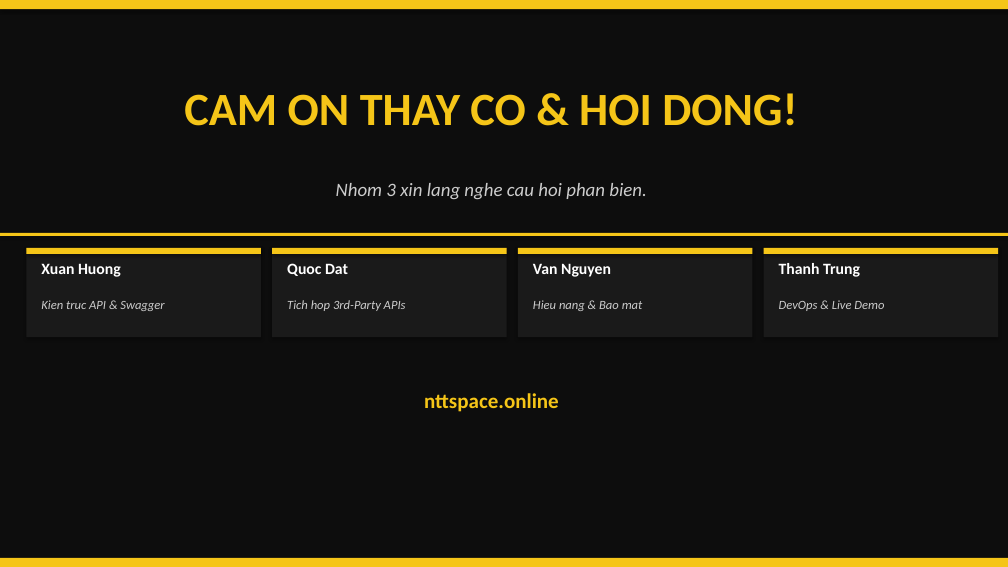
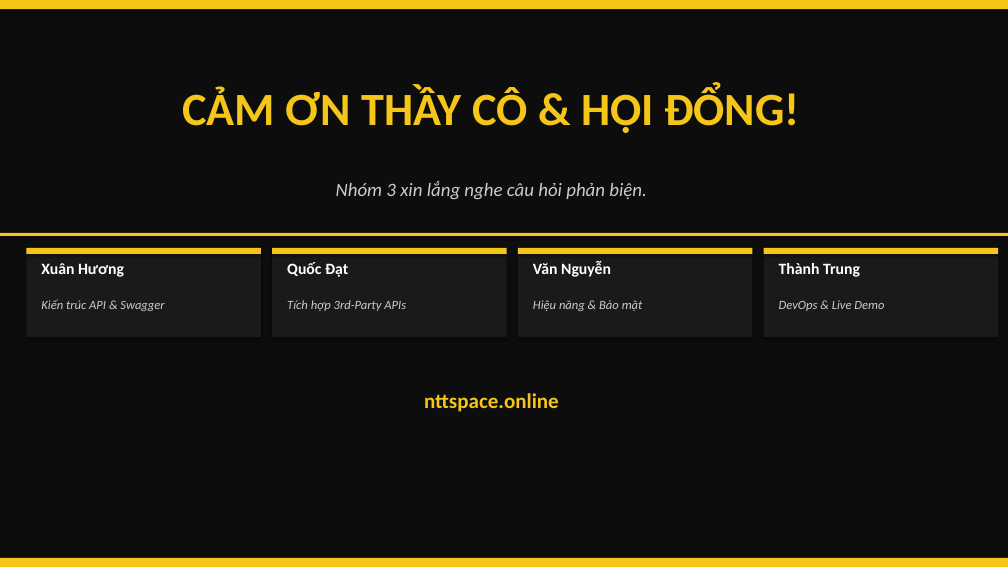
Before and after one commit to ThanhTrunggDEV/Group3, a slide deck: slide 14 of X-AURUM_Presentation.pptx. Drawn at 1008x567 pixels with LibreOffice and Linux fonts; fonts in the diff are those of the drawing. Boxes give left, top, right and bottom in pixels: in the first picture for what was removed or moved away, otherwise in the second. Text is boxed around its words. In the diff, an @@ line names an element or a change of style, - is before the commit and + after.

```diff
--- a/X-AURUM_Presentation.pptx
+++ b/X-AURUM_Presentation.pptx
@@ text at box(182, 87, 800, 133): text changed @@
-CAM ON THAY CO & HOI DONG!
+CẢM ƠN THẦY CÔ & HỘI ĐỔNG!
@@ text at box(336, 181, 647, 199): text changed @@
-Nhom 3 xin lang nghe cau hoi phan bien.
+Nhóm 3 xin lắng nghe câu hỏi phản biện.
@@ text at box(41, 263, 124, 277): text changed @@
-Xuan Huong
+Xuân Hương
@@ text at box(287, 262, 348, 277): text changed @@
-Quoc Dat
+Quốc Đạt
@@ text at box(533, 261, 611, 277): text changed @@
-Van Nguyen
+Văn Nguyễn
@@ text at box(779, 263, 860, 277): text changed @@
-Thanh Trung
+Thành Trung
@@ text at box(41, 299, 164, 311): text changed @@
-Kien truc API & Swagger
+Kiến trúc API & Swagger
@@ text at box(287, 300, 406, 311): text changed @@
-Tich hop 3rd-Party APIs
+Tích hợp 3rd-Party APIs
@@ text at box(533, 300, 643, 311): text changed @@
-Hieu nang & Bao mat
+Hiệu năng & Bảo mật
```
Also in this commit, not shown: 13 other slides changed, 1 other file.
